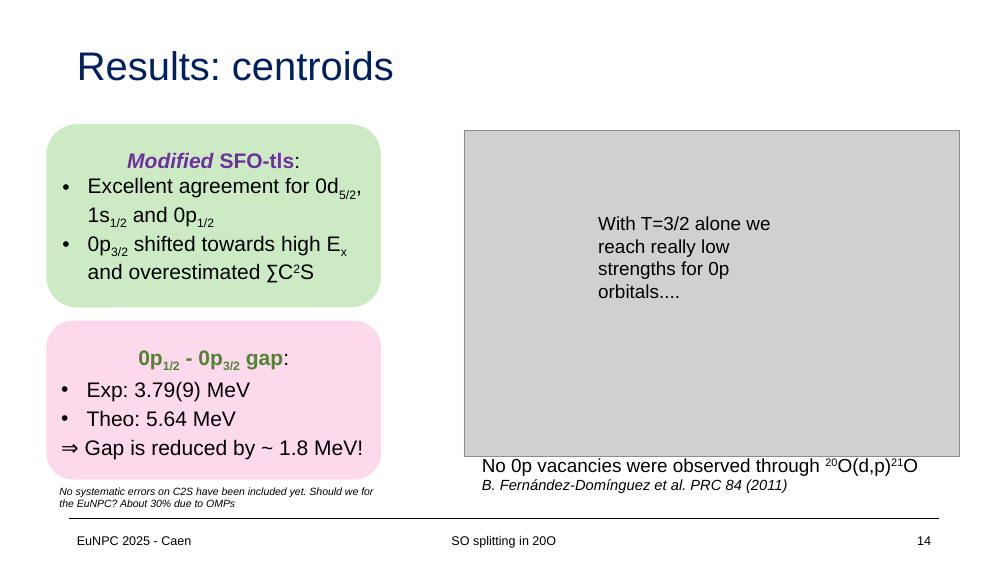
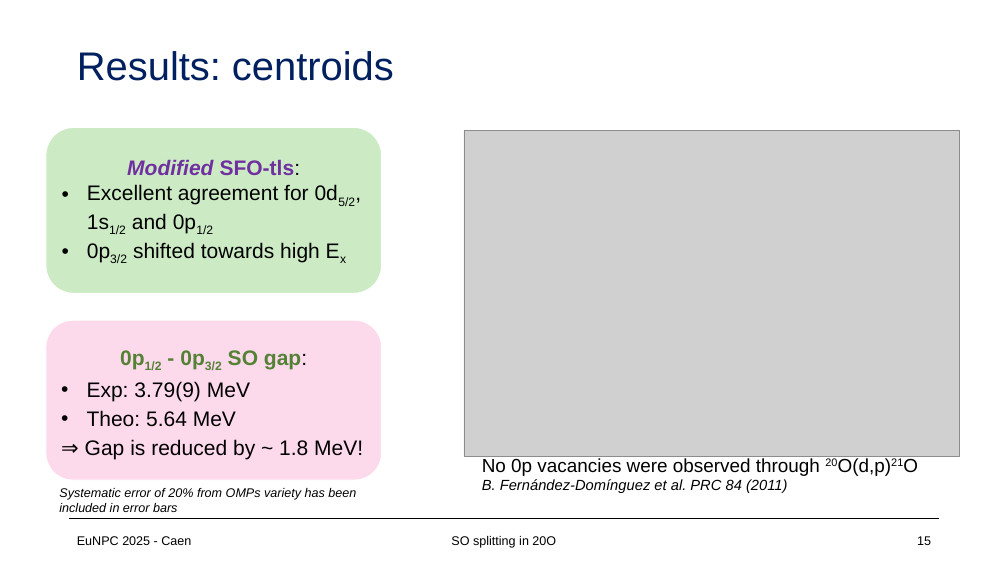
Before and after one commit to loopset/Docs, a slide deck: slide 15 of EuNPC/eunpc.pptx (slide 14 before the commit). Drawn at 1008x567 pixels with LibreOffice and Linux fonts; fonts in the diff are those of the drawing; grey boxes stand for pictures. Boxes give left, top, right and bottom in pixels: in the first picture for what was removed or moved away, otherwise in the second. Text is boxed around its words. In the diff, an @@ line names an element or a change of style, - is before the commit and + after.

```diff
--- a/EuNPC/eunpc.pptx
+++ b/EuNPC/eunpc.pptx
@@ rounded rectangle "Modified SFO-tls:" resized from (x1=46, y1=124, x2=382, y2=309) to (x1=46, y1=128, x2=382, y2=294) @@
@@ text removed at (x1=598, y1=216, x2=770, y2=298) @@
-With T=3/2 alone we reach really low strengths for 0p orbitals....
@@ text in rounded rectangle at (x1=110, y1=242, x2=320, y2=263): text changed @@
-• 0p3/2 shifted towards high Ex and overestimated ∑C2S
+• 0p3/2 shifted towards high Ex
@@ text in rounded rectangle at (x1=145, y1=350, x2=307, y2=370): text changed @@
-0p1/2 - 0p3/2 gap:
+0p1/2 - 0p3/2 SO gap:
@@ text at (x1=59, y1=488, x2=356, y2=512): text changed; size 10 to 12 pt @@
-No systematic errors on C2S have been included yet. Should we for the EuNPC? About 30% due to OMPs
+Systematic error of 20% from OMPs variety has been included in error bars
@@ page number at (x1=917, y1=536, x2=931, y2=545): text changed @@
-14
+15
```
Also in this commit, not shown: 10 other slides changed, 3 slides added, 2 slides removed, 7 other files.
